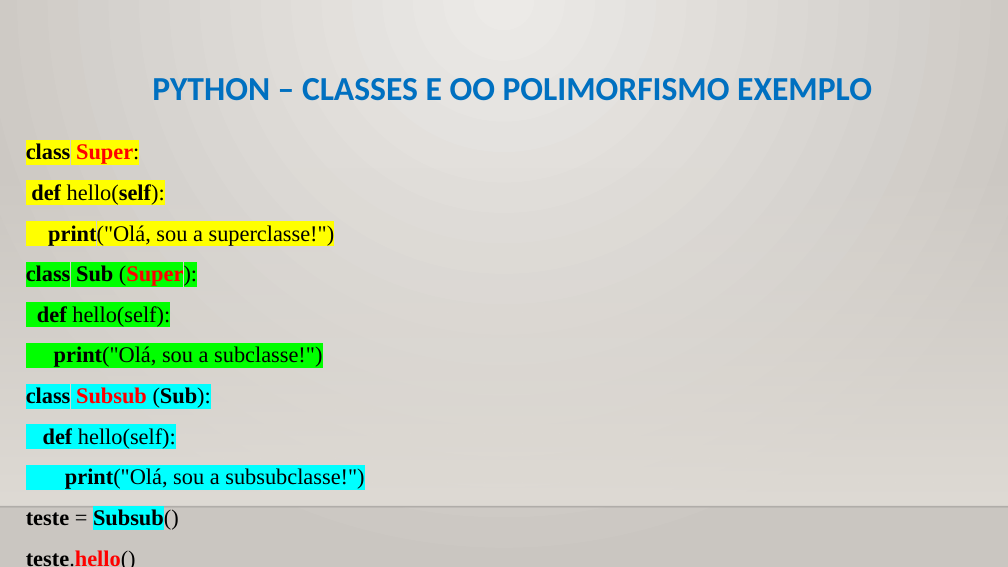
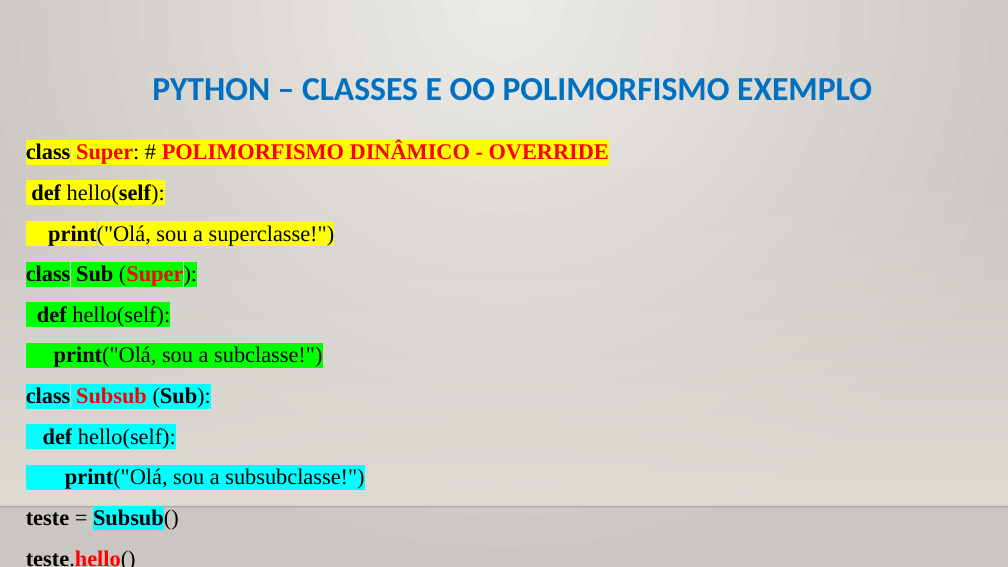
Before and after one commit to CloudEducationBrazil/WydenPythonParadigmas, a slide deck: slide 32 of 01 Classes/Aula 11 Programação Python - Classes - Orientação a Objetos.pptx (slide 29 before the commit). Drawn at 1008x567 pixels with LibreOffice and Linux fonts; fonts in the diff are those of the drawing; background and template pictures are left out. Boxes give left, top, right and bottom in pixels: in the first picture for what was removed or moved away, otherwise in the second. Text is boxed around its words. In the diff, an @@ line names an element or a change of style, - is before the commit and + after.

Commit message:
ajustesss Python Paradigma 02112023

```diff
--- a/01 Classes/Aula 11 Programação Python - Classes - Orientação a Objetos.pptx
+++ b/01 Classes/Aula 11 Programação Python - Classes - Orientação a Objetos.pptx
@@ text at [26,142,609,165]: text changed; text colour #000000 to #FF0000 @@
-class Super:
+class Super: # POLIMORFISMO DINÂMICO - OVERRIDE
```
Also in this commit, not shown: 6 other slides changed, 3 slides added.
